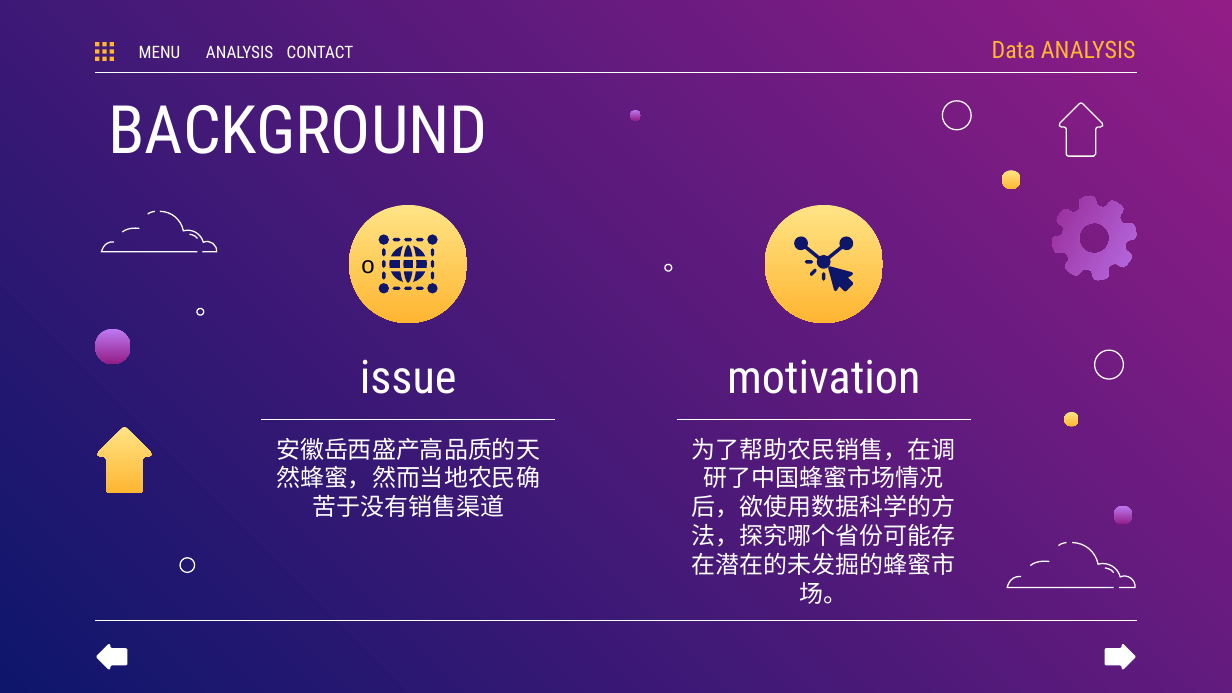
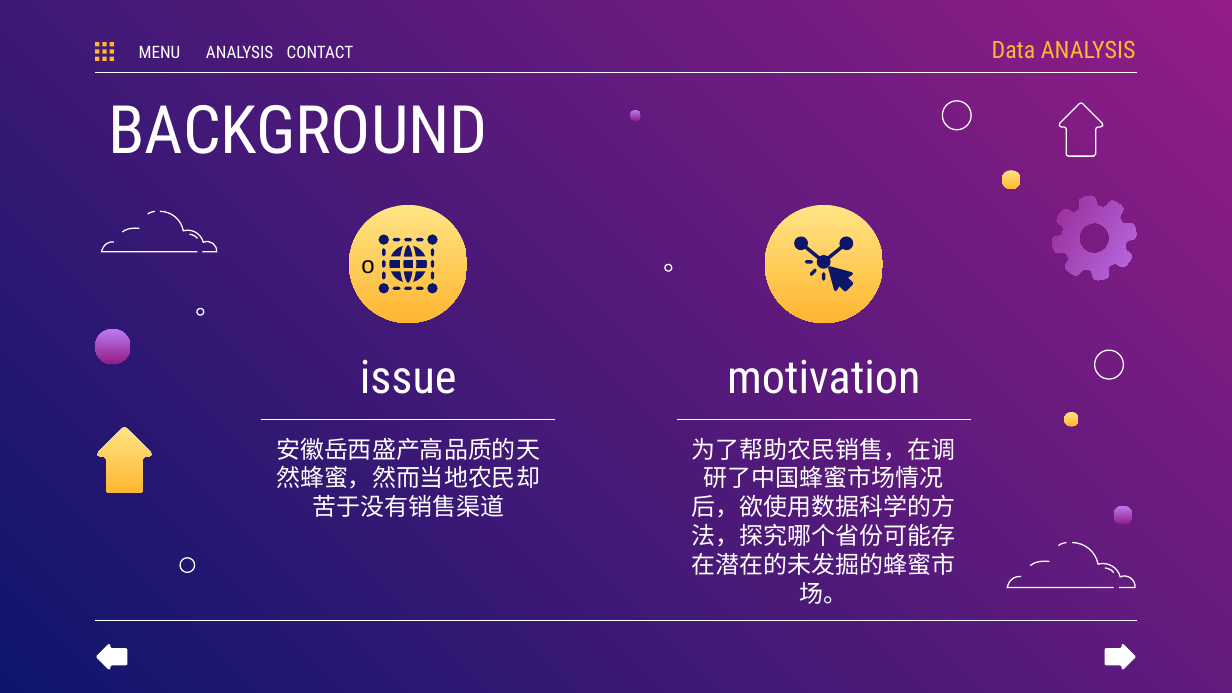
Before and after one commit to Avalonere/IntroDaSE, a slide deck: slide 4 of Final/Final Project.pptx. Drawn at 1232x693 pixels with LibreOffice and Linux fonts; fonts in the diff are those of the drawing. Boxes give left, top, right and bottom in pixels: in the first picture for what was removed or moved away, otherwise in the second. Text is boxed around its words. In the diff, an @@ line names an element or a change of style, - is before the commit and + after.

```diff
--- a/Final/Final Project.pptx
+++ b/Final/Final Project.pptx
@@ subtitle at (276,438,540,517): text changed @@
-安徽岳西盛产高品质的天然蜂蜜，然而当地农民确苦于没有销售渠道
+安徽岳西盛产高品质的天然蜂蜜，然而当地农民却苦于没有销售渠道
```
Also in this commit, not shown: 2 other slides changed, 3 other files.
